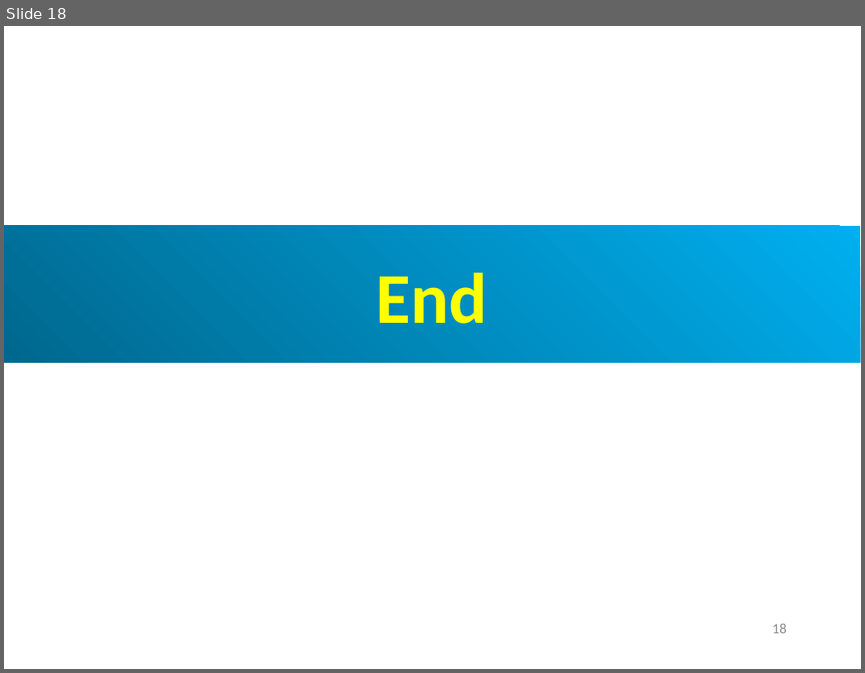
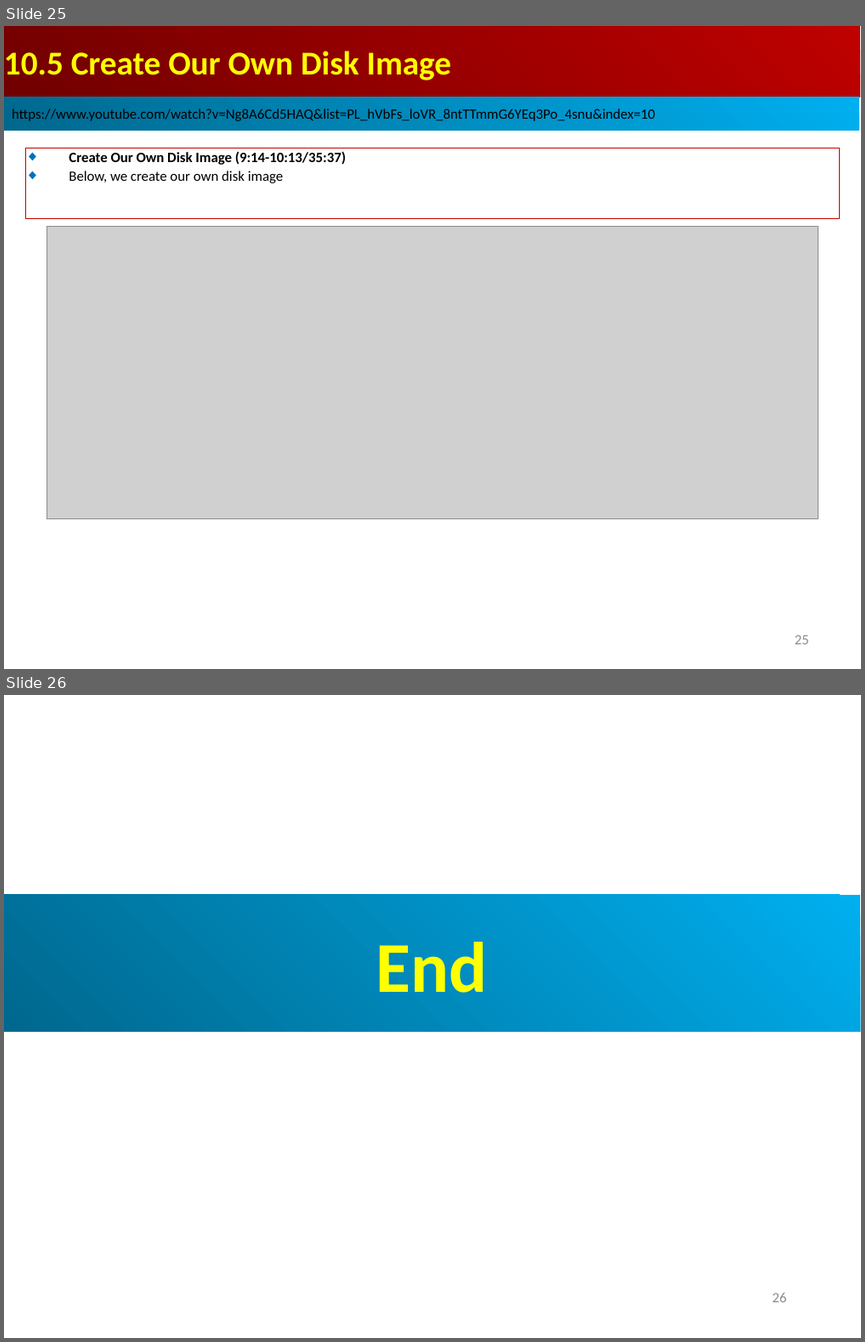
Before and after one commit to peterhchen/AIU_CS850_Gem5_McPAT, a slide deck: 050_Gem5/010.FullSys/000_Video/010.FullSystem.ppt. Shown one above the other, each under a label of ours: slide 18 before the commit, slides 25 and 26 after it. The pictures are 865x673 and 865x1342 pixels, drawn with LibreOffice and Linux fonts; fonts in the diff are those of the drawing; grey boxes stand for pictures. Boxes give left, top, right and bottom in pixels: in the first picture for what was removed or moved away, otherwise in the second. Text is boxed around its words. In the diff, an @@ line names an element or a change of style, - is before the commit and + after.

```diff
--- a/050_Gem5/010.FullSys/000_Video/010.FullSystem.ppt
+++ b/050_Gem5/010.FullSys/000_Video/010.FullSystem.ppt
@@ slide 25 added at (4, 26, 861, 669), background #FFFFFF @@
@@ rectangle added at (4, 26, 860, 97), fill gradient #BF0000 to #710000, 28 pt, text #FFFF00, bold @@
+10.5 Create Our Own Disk Image
@@ rectangle added at (4, 97, 859, 131), fill gradient #00AFEF to #00688E, 12 pt, text #000000 @@
+https://www.youtube.com/watch?v=Ng8A6Cd5HAQ&list=PL_hVbFs_loVR_8ntTTmmG6YEq3Po_4snu&index=10
@@ rectangle added at (25, 148, 840, 219), outline #C00000 0.74 pt, 12 pt, text #000000, bold @@
+◆ Create Our Own Disk Image (9:14-10:13/35:37)
+◆ Below, we create our own disk image
@@ picture added at (46, 227, 818, 519) @@
@@ page number added at (794, 635, 809, 644), 12 pt, text #8B8B8B @@
+25
@@ what was slide 18 is now slide 26 @@
@@ page number at (772, 1293, 787, 1302): text changed @@
-18
+26
```
Also in this commit, not shown: 1 slide changed, 7 other slides added.
